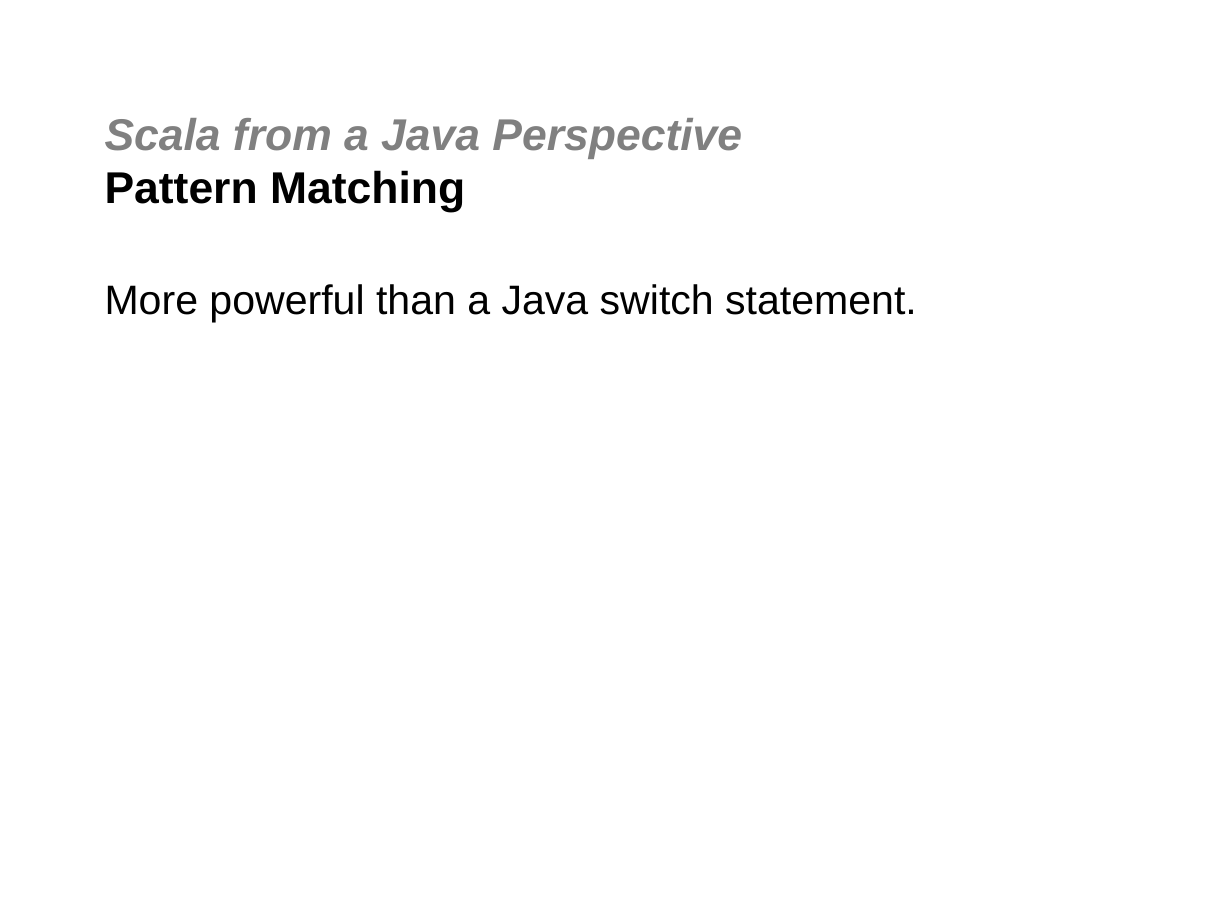
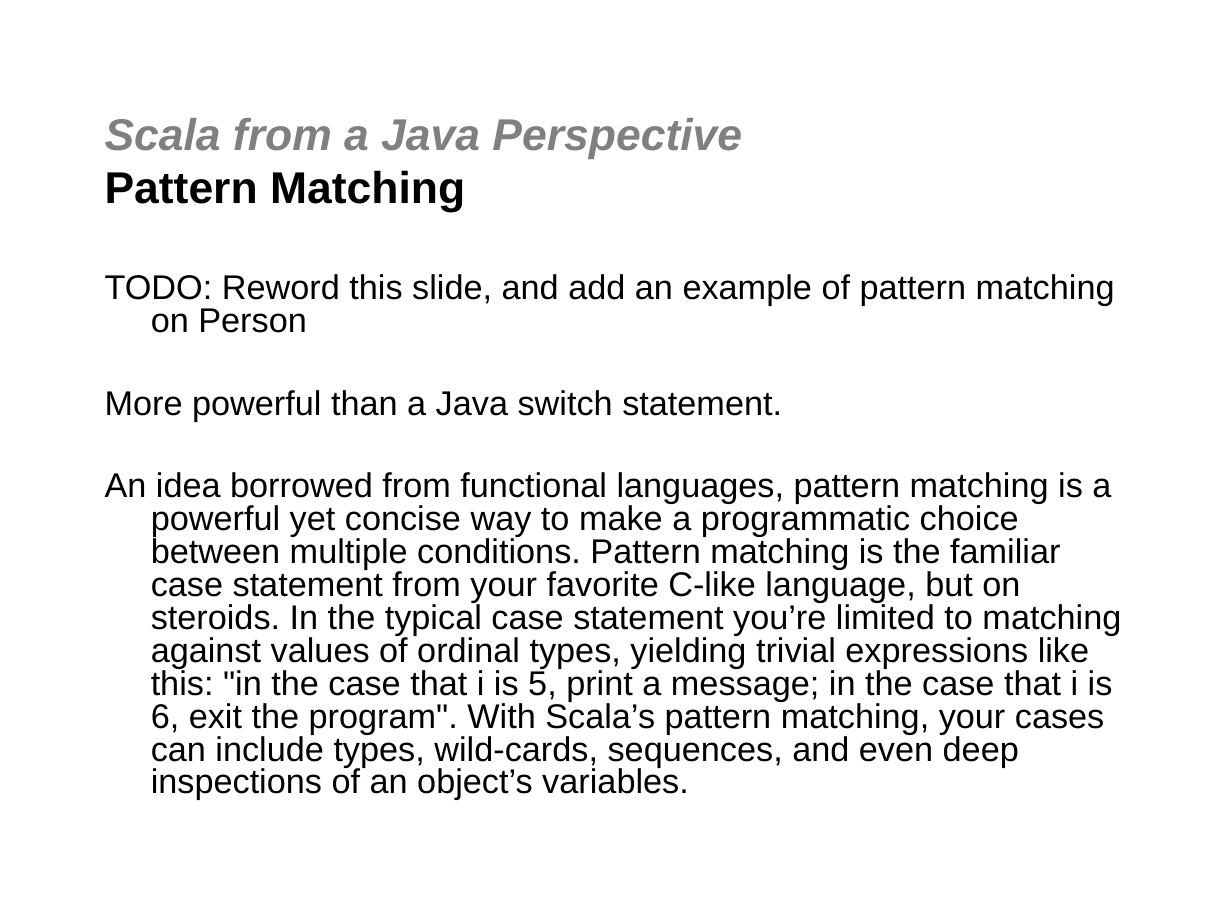
Before and after one commit to jgoodsen/agile2010, a slide deck: slide 33 of 03-scala.ppt (slide 32 before the commit). Drawn at 1232x924 pixels with LibreOffice and Linux fonts; fonts in the diff are those of the drawing; background and template pictures are left out. Boxes give left, top, right and bottom in pixels: in the first picture for what was removed or moved away, otherwise in the second. Text is boxed around its words. In the diff, an @@ line names an element or a change of style, - is before the commit and + after.

```diff
--- a/03-scala.ppt
+++ b/03-scala.ppt
@@ text at (x1=105, y1=274, x2=1115, y2=333): paragraph added @@
+TODO: Reword this slide, and add an example of pattern matching on Person
@@ text at (x1=105, y1=390, x2=782, y2=421): size 24 to 20 pt in "More powerful than a Java switch statement."; line spacing 1 to 0.8; less space between paragraphs @@
@@ text at (x1=105, y1=472, x2=1121, y2=800): paragraph added @@
+An idea borrowed from functional languages, pattern matching is a powerful yet concise way to make a programmatic choice between multiple conditions. Pattern matching is the familiar case statement from your favorite C-like language, but on steroids. In the typical case statement you’re limited to matching against values of ordinal types, yielding trivial expressions like this: "in the case that i is 5, print a message; in the case that i is 6, exit the program". With Scala’s pattern matching, your cases can include types, wild-cards, sequences, and even deep inspections of an object’s variables.
```
Also in this commit, not shown: 4 other slides changed, 3 slides added, 1 slide removed, 2 other files.
